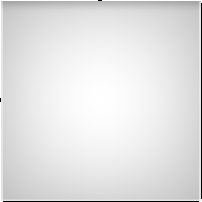
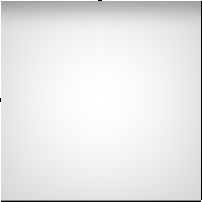
Comparing the layer stacks of the two 202x202 images. Changes:
painted on "Nine Patch" over [1, 1, 202, 202]
painted on "Body" over [1, 1, 201, 201]
